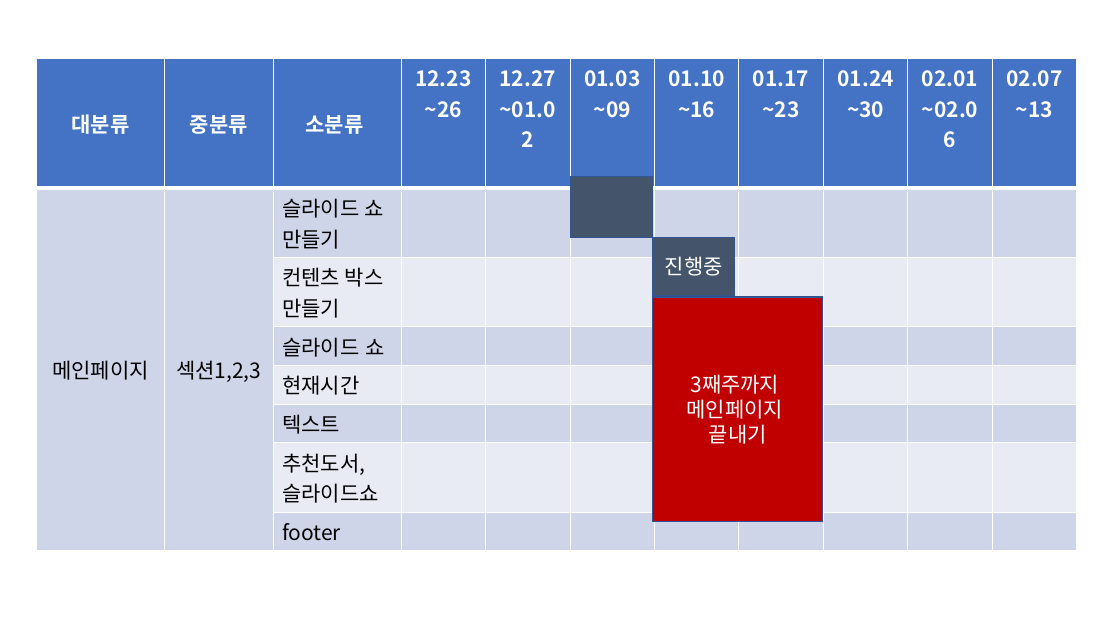
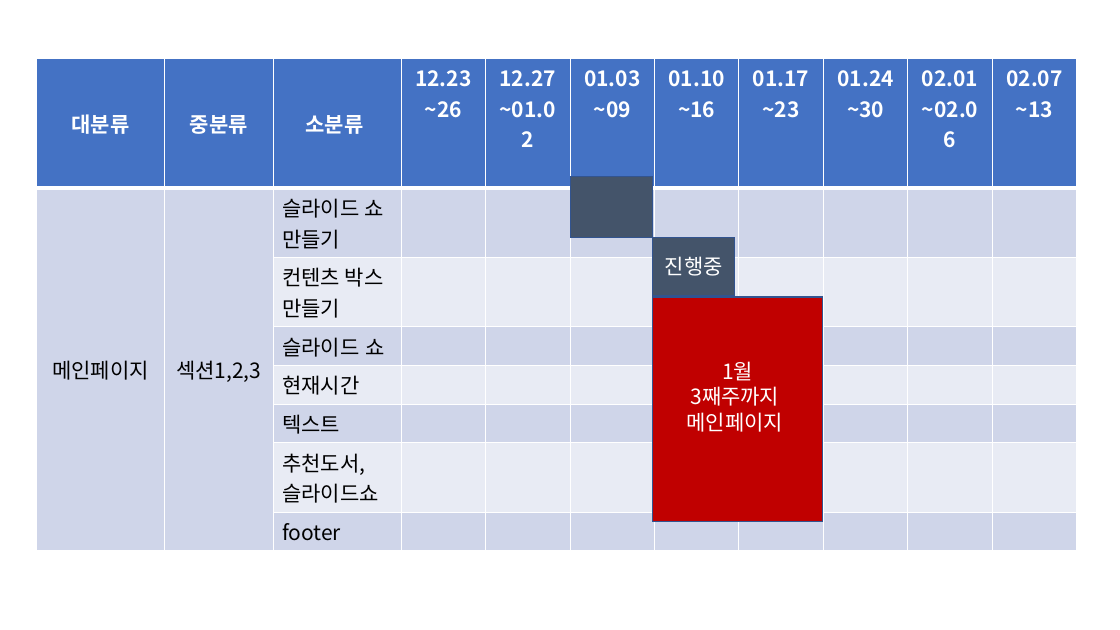
Before and after one commit to RIDIBOOKS1/RIDIBOOKS, a slide deck: slide 5 of 포론트엔드 개발 계획/프로젝트 일정수정.pptx. Drawn at 1120x630 pixels with LibreOffice and Linux fonts; fonts in the diff are those of the drawing. Boxes give left, top, right and bottom in pixels: in the first picture for what was removed or moved away, otherwise in the second. Text is boxed around its words. In the diff, an @@ line names an element or a change of style, - is before the commit and + after.

```diff
--- a/포론트엔드 개발 계획/프로젝트 일정수정.pptx
+++ b/포론트엔드 개발 계획/프로젝트 일정수정.pptx
@@ text in rectangle at (722, 361, 753, 381): paragraph added @@
+1월
@@ text in rectangle at (709, 424, 767, 444): paragraph removed @@
-끝내기
```
Also in this commit, not shown: 1 other file.
